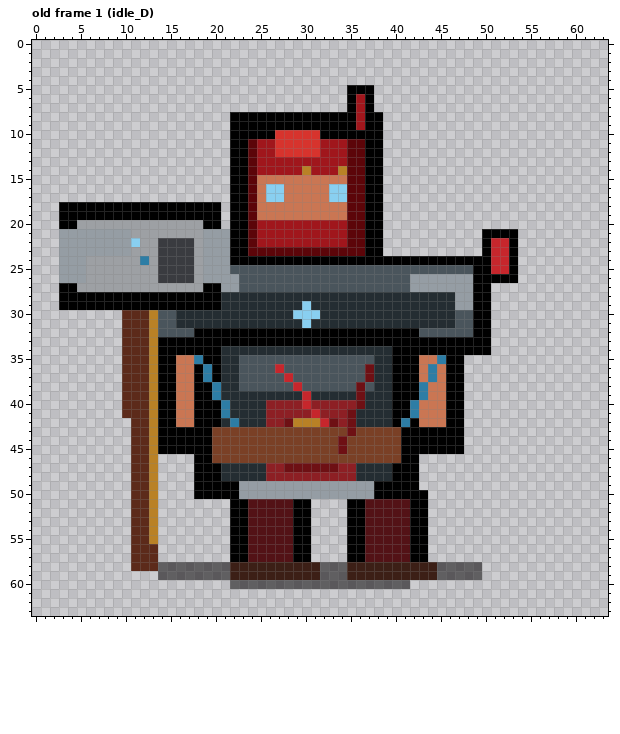
Edited in one commit: pixel-art file (assets/source/aseprite/character/memory_breaker/char_memory_breaker_base.aseprite). This is how it looked before the edit.
64x64 pixels, 150 frames. Shown: old frame 1 (idle_D). The commit also changed other frames, which this record leaves out.
Once edited:
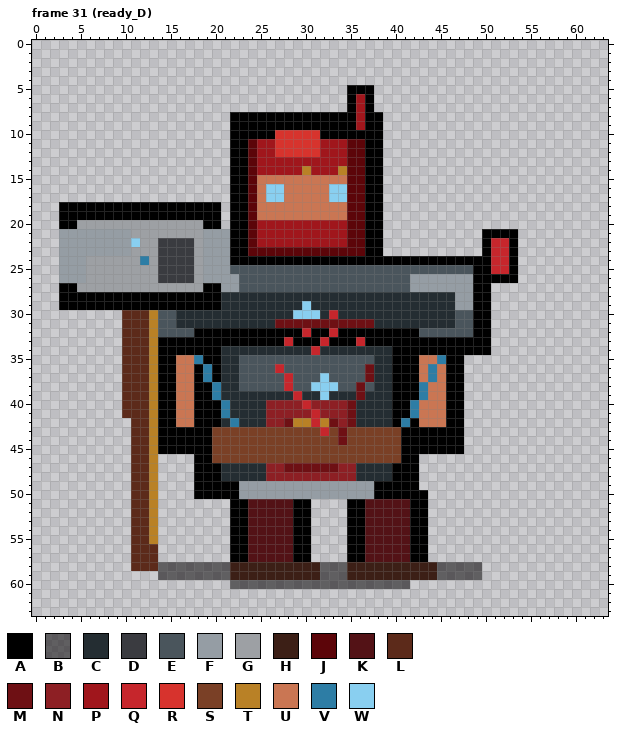
Palette (. is transparent): A #000000  B #0a07098e  C #242d32  D #3a3b40  E #4a555c  F #959da4  G #9da0a4  H #3c1f16  J #5c0509  K #531216  L #5c2a1a  M #6e1014  N #8d1f24  P #a0161c  Q #c6262c  R #d7332d  S #7a4026  T #b98126  U #ca7653  V #2d7da5  W #89cff0
A new or re-ordered frame is compared with the old frame closest to it.
From old to new:
frames 150 -> 200
Frame 31 (ready_D) is new; against old frame 1 (idle_D), layer "memory_cracks":
The author changed colour M to colour C in row 40 at x 36.
The author changed colour Q to colour C in row 39 at x 30.
The author changed colour Q to colour E in row 38 at x 29.
The author changed colour C to colour M in row 31 at x 27 to 29 and 31 to 37.
The author changed colour N to colour M in row 40 at x 35.
The author changed colour S to colour M in row 43 at x 34.
The author changed colour W to colour M in row 31 at x 30.
The author changed colour A to colour Q in row 32 at x 30 and 33; in row 33 at x 28, 32 and 36.
The author changed colour C to colour Q in row 30 at x 33; in row 34 at x 31; in row 39 at x 29.
The author changed colour E to colour Q in row 38 at x 28.
The author changed colour S to colour Q in row 43 at x 32.
The author changed colour T to colour Q in row 42 at x 31.
The author changed colour M to colour S in row 43 at x 35; in row 45 at x 34.
The author changed colour Q to colour T in row 42 at x 32.
The author changed colour C to colour W in row 39 at x 32.
The author changed colour E to colour W in row 37 at x 32; in row 38 at x 31 to 33.
Pixel boxes of the changes (left, top, right, bottom) in both pictures:
changed: (275, 310, 374, 454)
